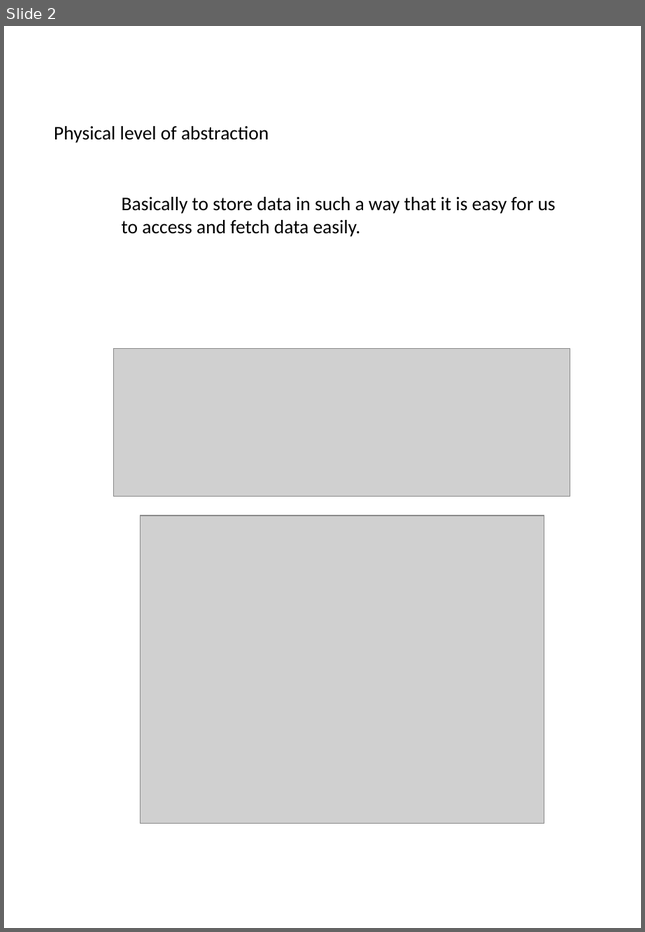
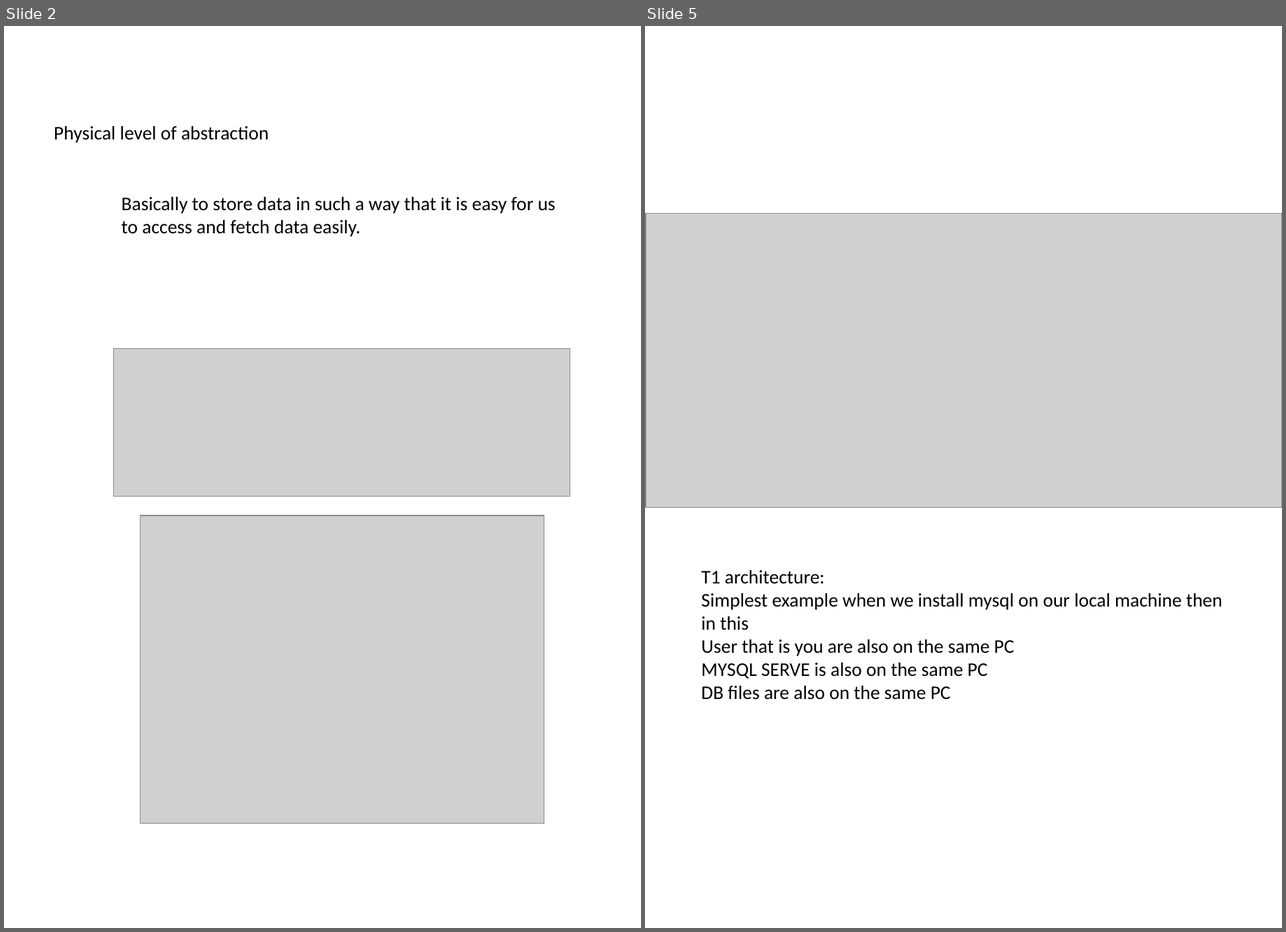
Before and after one commit to NehaTiwari2000/DBMS, a slide deck: DBMS Notes/lec2Notes.pptx. Shown side by side, each under a label of ours: slide 2 before the commit, slides 2 and 5 after it; the slides between them are not shown. The pictures are 645x932 and 1286x932 pixels, drawn with LibreOffice and Linux fonts; fonts in the diff are those of the drawing; grey boxes stand for pictures; background and template pictures are left out. Boxes give left, top, right and bottom in pixels: in the first picture for what was removed or moved away, otherwise in the second. Text is boxed around its words. In the diff, an @@ line names an element or a change of style, - is before the commit and + after.

```diff
--- a/DBMS Notes/lec2Notes.pptx
+++ b/DBMS Notes/lec2Notes.pptx
@@ slide 5 added at box(645, 26, 1282, 928), background #FFFFFF @@
@@ picture added at box(646, 214, 1282, 507) @@
@@ text added at box(701, 570, 1223, 699), 18 pt, text #000000 @@
+T1 architecture:
+Simplest example when we install mysql on our local machine then in this
+User that is you are also on the same PC
+MYSQL SERVE is also on the same PC
+DB files are also on the same PC
```
Also in this commit, not shown: 2 slides changed, 1 other slide added, 1 other file.
